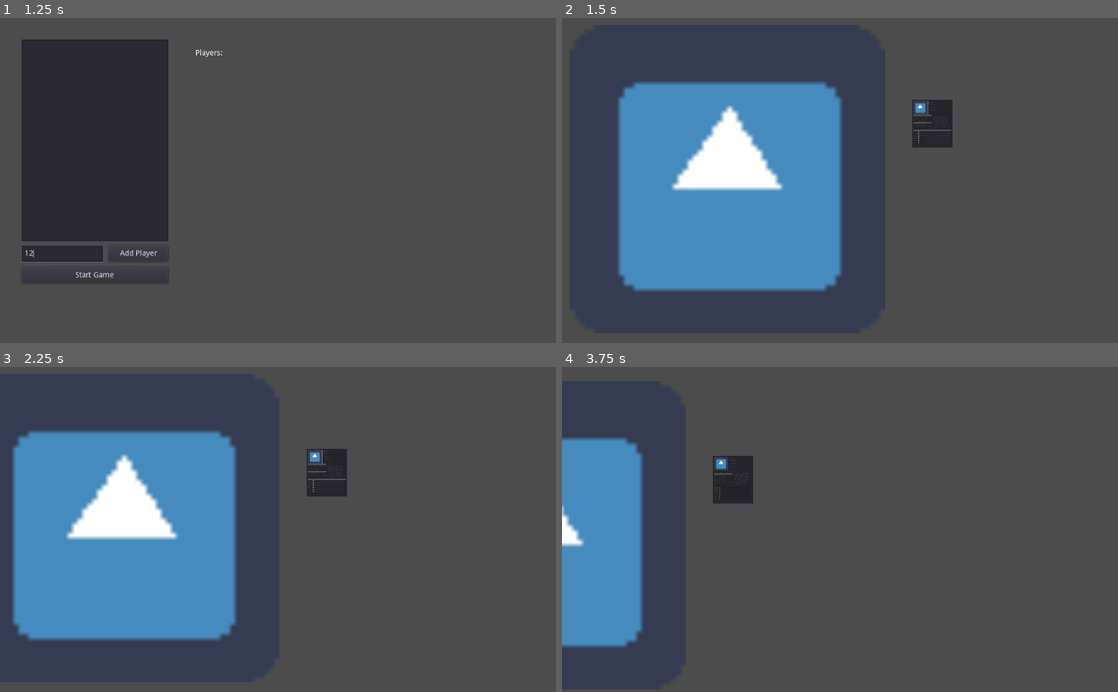
Above: before the commit, frames 1-4 (two rows, left to right).
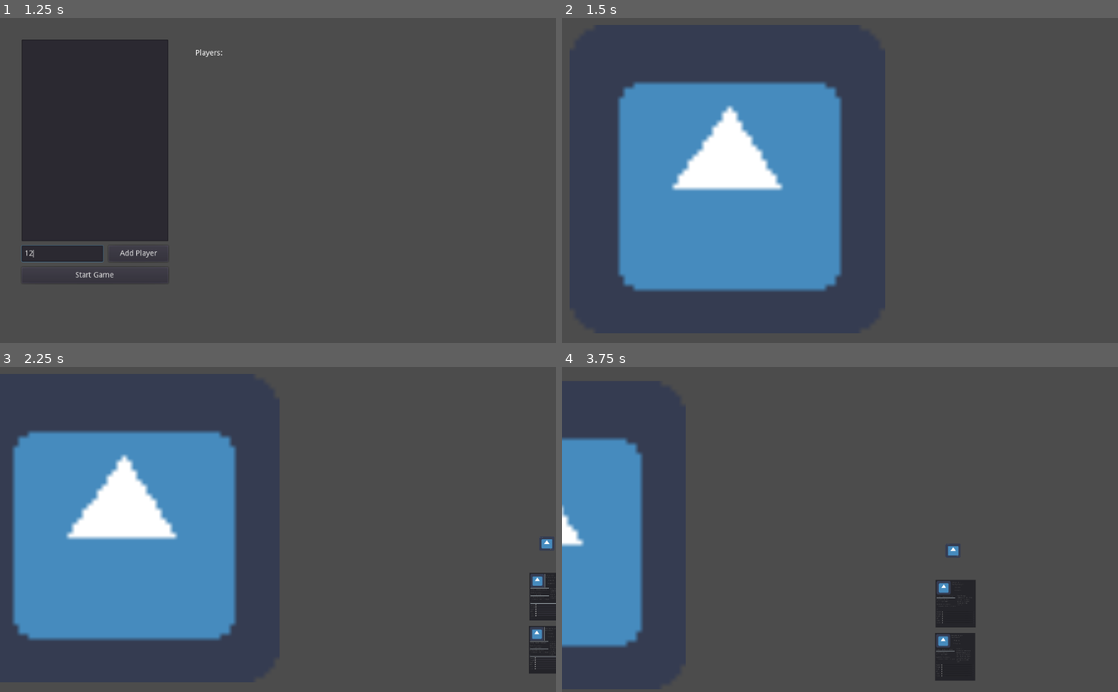
Above: after the commit, the same moments.

Repository: karlma91/GodotArkhamHorror
Game: Godot game, scene res://MainMenu.tscn
Two runs of this game, one before a commit and one after it. Both use one fixed random seed, a clock stepped at 60 frames per second and the inputs below. The engine's default icon, where the game draws it, is replaced by a stand-in: a white triangle on a blue panel in a dark square.
Inputs (mouse positions are in pixels of both pictures, inside the frame that each line leads up to):
- Up to frame 1 (1.25 s): click (61, 252) at 0.52 s; type "12" at 0.6 s
- Up to frame 2 (1.5 s): click "Start Game" at 1.25 s
- Up to frame 3 (2.25 s): tap Enter at 2 s; move the mouse to (400, 513) at 2.02 s; hold Right (ui_right) from 2.03 s (still down); hold Ctrl from 2.03 s (still down); click (400, 513) at 2.17 s
- Up to frame 4 (3.75 s): release Right (ui_right) at 2.75 s; release Ctrl at 2.75 s; drag from (728, 545) to (812, 594) at 2.77 s; tap Space at 3.5 s; move the mouse to (895, 458) at 3.52 s; hold Right (ui_right) from 3.53 s (still down); hold Ctrl from 3.53 s (still down); click (895, 458) at 3.67 s

Frame 1 is identical in both runs. In frame 2, 0.9% of the frame differs, in the area x 63-71%, y 25-40%; in frame 3, 2.2%; in frame 4, 3.0%, in the area x 27-75%, y 27-97%.

Commit message:
added moster scene

Diff:
--- a/Game/MainMenu.tscn
+++ b/Game/MainMenu.tscn
@@ -3,7 +3,7 @@
 [ext_resource path="res://AddPlayerButton.gd" type="Script" id=1]
 [ext_resource path="res://StartGameButton.gd" type="Script" id=2]
 
-[node name="Node" type="Node"]
+[node name="Node" type="Node" index="0"]
 
 [node name="Button" type="Button" parent="." index="0"]
 
--- a/Game/Map.tscn
+++ b/Game/Map.tscn
@@ -1,8 +1,9 @@
-[gd_scene load_steps=4 format=2]
+[gd_scene load_steps=5 format=2]
 
 [ext_resource path="res://CameraMovement.gd" type="Script" id=1]
 [ext_resource path="res://icon.png" type="Texture" id=2]
 [ext_resource path="res://Player.tscn" type="PackedScene" id=3]
+[ext_resource path="res://Monster.tscn" type="PackedScene" id=4]
 
 [node name="node" type="Node" index="0"]
 
@@ -48,12 +49,38 @@
 scale = Vector2( 9.06545, 8.89294 )
 texture = ExtResource( 2 )
 
-[node name="Node" parent="." index="2" instance=ExtResource( 3 )]
+[node name="Amanda" parent="." index="2" instance=ExtResource( 3 )]
 
-margin_left = 643.0
-margin_top = 151.0
-margin_right = 643.0
-margin_bottom = 151.0
+margin_left = 1052.0
+margin_top = 478.0
+margin_right = 1052.0
+margin_bottom = 478.0
 rect_scale = Vector2( 0.2, 0.2 )
-_sections_unfolded = [ "Rect" ]
-Name = "asdasd"
+
+[node name="Carolyn" parent="." index="3" instance=ExtResource( 3 )]
+
+margin_left = 1053.0
+margin_top = 380.0
+margin_right = 1053.0
+margin_bottom = 380.0
+rect_scale = Vector2( 0.2, 0.2 )
+Name = "Carolyn Fern"
+Title = "the Psychologist"
+Home = "Arkham Asylum"
+SpecialTitle = "Psycchology"
+SpecialText = "Upkeep: Dr. Fern mey restore 1 sanity to herself or another character in her location"
+StartStamina = 4
+StartSanity = 6
+Focus = 2
+Speed = 0
+Sneak = 0
+Lore = 2
+Luck = 2
+
+[node name="Monster" parent="." index="4" instance=ExtResource( 4 )]
+
+margin_left = 1071.0
+margin_top = 313.0
+margin_right = 1211.0
+margin_bottom = 443.0
+rect_scale = Vector2( 0.2, 0.2 )
--- /dev/null
+++ b/Game/Monster.gd
@@ -0,0 +1,15 @@
+extends Container
+
+# class member variables go here, for example:
+# var a = 2
+# var b = "textvar"
+
+func _ready():
+	# Called when the node is added to the scene for the first time.
+	# Initialization here
+	pass
+
+#func _process(delta):
+#	# Called every frame. Delta is time since last frame.
+#	# Update game logic here.
+#	pass
--- /dev/null
+++ b/Game/Monster.tscn
@@ -0,0 +1,274 @@
+[gd_scene load_steps=2 format=2]
+
+[ext_resource path="res://icon.png" type="Texture" id=1]
+
+[node name="Monster" type="Container" index="0"]
+
+anchor_left = 0.0
+anchor_top = 0.0
+anchor_right = 0.0
+anchor_bottom = 0.0
+margin_right = 140.0
+margin_bottom = 130.0
+rect_pivot_offset = Vector2( 0, 0 )
+rect_clip_content = false
+mouse_filter = 0
+mouse_default_cursor_shape = 0
+size_flags_horizontal = 1
+size_flags_vertical = 1
+
+[node name="Back" type="Container" parent="." index="0"]
+
+editor/display_folded = true
+anchor_left = 0.0
+anchor_top = 0.0
+anchor_right = 0.0
+anchor_bottom = 0.0
+margin_right = 140.0
+margin_bottom = 130.0
+rect_pivot_offset = Vector2( 0, 0 )
+rect_clip_content = false
+mouse_filter = 0
+mouse_default_cursor_shape = 0
+size_flags_horizontal = 1
+size_flags_vertical = 1
+
+[node name="TextureRect2" type="TextureRect" parent="Back" index="0"]
+
+anchor_left = 0.0
+anchor_top = 0.0
+anchor_right = 0.0
+anchor_bottom = 0.0
+margin_right = 140.0
+margin_bottom = 130.0
+rect_pivot_offset = Vector2( 0, 0 )
+rect_clip_content = false
+mouse_filter = 1
+mouse_default_cursor_shape = 0
+size_flags_horizontal = 1
+size_flags_vertical = 1
+texture = ExtResource( 1 )
+expand = true
+stretch_mode = 0
+_sections_unfolded = [ "Visibility" ]
+
+[node name="Text" type="Label" parent="Back" index="1"]
+
+anchor_left = 0.0
+anchor_top = 0.0
+anchor_right = 0.0
+anchor_bottom = 0.0
+margin_left = 40.0
+margin_top = 10.0
+margin_right = 90.0
+margin_bottom = 30.0
+rect_pivot_offset = Vector2( 0, 0 )
+rect_clip_content = false
+mouse_filter = 2
+mouse_default_cursor_shape = 0
+size_flags_horizontal = 1
+size_flags_vertical = 4
+text = "Text"
+percent_visible = 1.0
+lines_skipped = 0
+max_lines_visible = -1
+
+[node name="WillCheck" type="Label" parent="Back" index="2"]
+
+anchor_left = 0.0
+anchor_top = 0.0
+anchor_right = 0.0
+anchor_bottom = 0.0
+margin_left = 10.0
+margin_top = 90.0
+margin_right = 30.0
+margin_bottom = 110.0
+rect_pivot_offset = Vector2( 0, 0 )
+rect_clip_content = false
+mouse_filter = 2
+mouse_default_cursor_shape = 0
+size_flags_horizontal = 1
+size_flags_vertical = 4
+text = "-3"
+percent_visible = 1.0
+lines_skipped = 0
+max_lines_visible = -1
+
+[node name="WillCheckDmg" type="Label" parent="Back" index="3"]
+
+anchor_left = 0.0
+anchor_top = 0.0
+anchor_right = 0.0
+anchor_bottom = 0.0
+margin_left = 10.0
+margin_top = 110.0
+margin_right = 30.0
+margin_bottom = 130.0
+rect_pivot_offset = Vector2( 0, 0 )
+rect_clip_content = false
+mouse_filter = 2
+mouse_default_cursor_shape = 0
+size_flags_horizontal = 1
+size_flags_vertical = 4
+text = "-2"
+percent_visible = 1.0
+lines_skipped = 0
+max_lines_visible = -1
+
+[node name="Toughness" type="Label" parent="Back" index="4"]
+
+anchor_left = 0.0
+anchor_top = 0.0
+anchor_right = 0.0
+anchor_bottom = 0.0
+margin_left = 60.0
+margin_top = 110.0
+margin_right = 80.0
+margin_bottom = 130.0
+rect_pivot_offset = Vector2( 0, 0 )
+rect_clip_content = false
+mouse_filter = 2
+mouse_default_cursor_shape = 0
+size_flags_horizontal = 1
+size_flags_vertical = 4
+text = "-2"
+percent_visible = 1.0
+lines_skipped = 0
+max_lines_visible = -1
+
+[node name="CombatCheck" type="Label" parent="Back" index="5"]
+
+anchor_left = 0.0
+anchor_top = 0.0
+anchor_right = 0.0
+anchor_bottom = 0.0
+margin_left = 120.0
+margin_top = 90.0
+margin_right = 140.0
+margin_bottom = 110.0
+rect_pivot_offset = Vector2( 0, 0 )
+rect_clip_content = false
+mouse_filter = 2
+mouse_default_cursor_shape = 0
+size_flags_horizontal = 1
+size_flags_vertical = 4
+text = "+0"
+percent_visible = 1.0
+lines_skipped = 0
+max_lines_visible = -1
+
+[node name="Combatdmg" type="Label" parent="Back" index="6"]
+
+anchor_left = 0.0
+anchor_top = 0.0
+anchor_right = 0.0
+anchor_bottom = 0.0
+margin_left = 120.0
+margin_top = 110.0
+margin_right = 140.0
+margin_bottom = 130.0
+rect_pivot_offset = Vector2( 0, 0 )
+rect_clip_content = false
+mouse_filter = 2
+mouse_default_cursor_shape = 0
+size_flags_horizontal = 1
+size_flags_vertical = 4
+text = "-2"
+percent_visible = 1.0
+lines_skipped = 0
+max_lines_visible = -1
+
+[node name="Front" type="Container" parent="." index="1"]
+
+editor/display_folded = true
+anchor_left = 0.0
+anchor_top = 0.0
+anchor_right = 0.0
+anchor_bottom = 0.0
+margin_right = 140.0
+margin_bottom = 130.0
+rect_pivot_offset = Vector2( 0, 0 )
+rect_clip_content = false
+mouse_filter = 0
+mouse_default_cursor_shape = 0
+size_flags_horizontal = 1
+size_flags_vertical = 1
+
+[node name="TextureRect" type="TextureRect" parent="Front" index="0"]
+
+anchor_left = 0.0
+anchor_top = 0.0
+anchor_right = 0.0
+anchor_bottom = 0.0
+margin_right = 140.0
+margin_bottom = 130.0
+rect_pivot_offset = Vector2( 0, 0 )
+rect_clip_content = false
+mouse_filter = 1
+mouse_default_cursor_shape = 0
+size_flags_horizontal = 1
+size_flags_vertical = 1
+texture = ExtResource( 1 )
+expand = true
+stretch_mode = 0
+_sections_unfolded = [ "Visibility" ]
+
+[node name="Name" type="Label" parent="Front" index="1"]
+
+anchor_left = 0.0
+anchor_top = 0.0
+anchor_right = 0.0
+anchor_bottom = 0.0
+margin_right = 80.0
+margin_bottom = 14.0
+rect_pivot_offset = Vector2( 0, 0 )
+rect_clip_content = false
+mouse_filter = 2
+mouse_default_cursor_shape = 0
+size_flags_horizontal = 1
+size_flags_vertical = 4
+text = "Name"
+percent_visible = 1.0
+lines_skipped = 0
+max_lines_visible = -1
+
+[node name="Awareness" type="Label" parent="Front" index="2"]
+
+anchor_left = 0.0
+anchor_top = 0.0
+anchor_right = 0.0
+anchor_bottom = 0.0
+margin_left = 110.0
+margin_right = 133.0
+margin_bottom = 14.0
+rect_pivot_offset = Vector2( 0, 0 )
+rect_clip_content = false
+mouse_filter = 2
+mouse_default_cursor_shape = 0
+size_flags_horizontal = 1
+size_flags_vertical = 4
+text = "-1"
+percent_visible = 1.0
+lines_skipped = 0
+max_lines_visible = -1
+
+[node name="Type" type="Label" parent="Front" index="3"]
+
+anchor_left = 0.0
+anchor_top = 0.0
+anchor_right = 0.0
+anchor_bottom = 0.0
+margin_left = 100.0
+margin_top = 110.0
+margin_right = 136.0
+margin_bottom = 124.0
+rect_pivot_offset = Vector2( 0, 0 )
+rect_clip_content = false
+mouse_filter = 2
+mouse_default_cursor_shape = 0
+size_flags_horizontal = 1
+size_flags_vertical = 4
+text = "Moon"
+percent_visible = 1.0
+lines_skipped = 0
+max_lines_visible = -1
--- a/Game/Player.tscn
+++ b/Game/Player.tscn
@@ -37,7 +37,6 @@
 
 [node name="Panel" type="Panel" parent="." index="0"]
 
-editor/display_folded = true
 anchor_left = 0.0
 anchor_top = 0.0
 anchor_right = 0.0
@@ -676,13 +675,14 @@
 anchor_bottom = 0.0
 margin_top = 18.0
 margin_right = 150.0
-margin_bottom = 32.0
-rect_pivot_offset = Vector2( 0, 0 )
-rect_clip_content = false
-mouse_filter = 2
-mouse_default_cursor_shape = 0
-size_flags_horizontal = 1
-size_flags_vertical = 4
+margin_bottom = 49.0
+rect_pivot_offset = Vector2( 0, 0 )
+rect_clip_content = false
+mouse_filter = 2
+mouse_default_cursor_shape = 0
+size_flags_horizontal = 1
+size_flags_vertical = 4
+text = " sda sdasdasdasdasdasdasd"
 autowrap = true
 percent_visible = 1.0
 lines_skipped = 0
